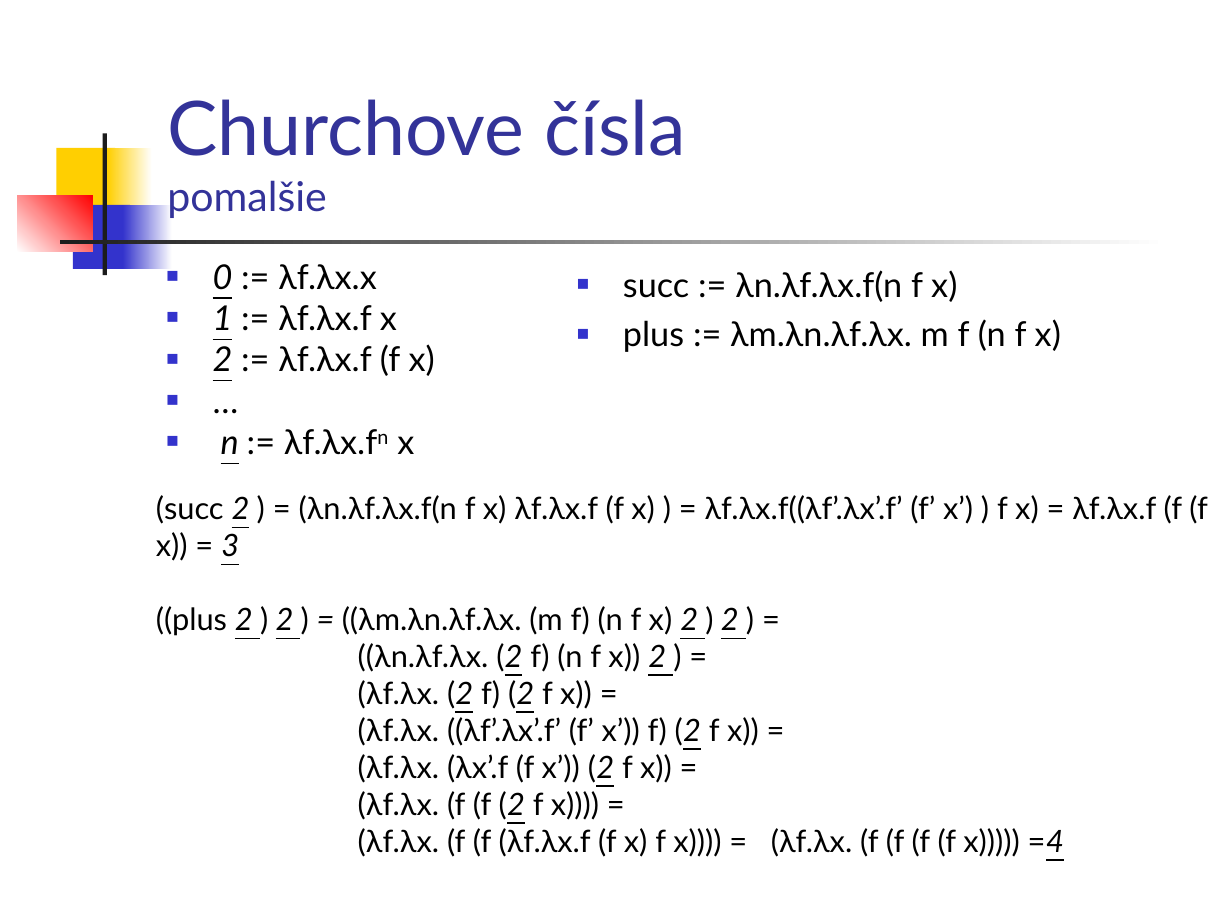
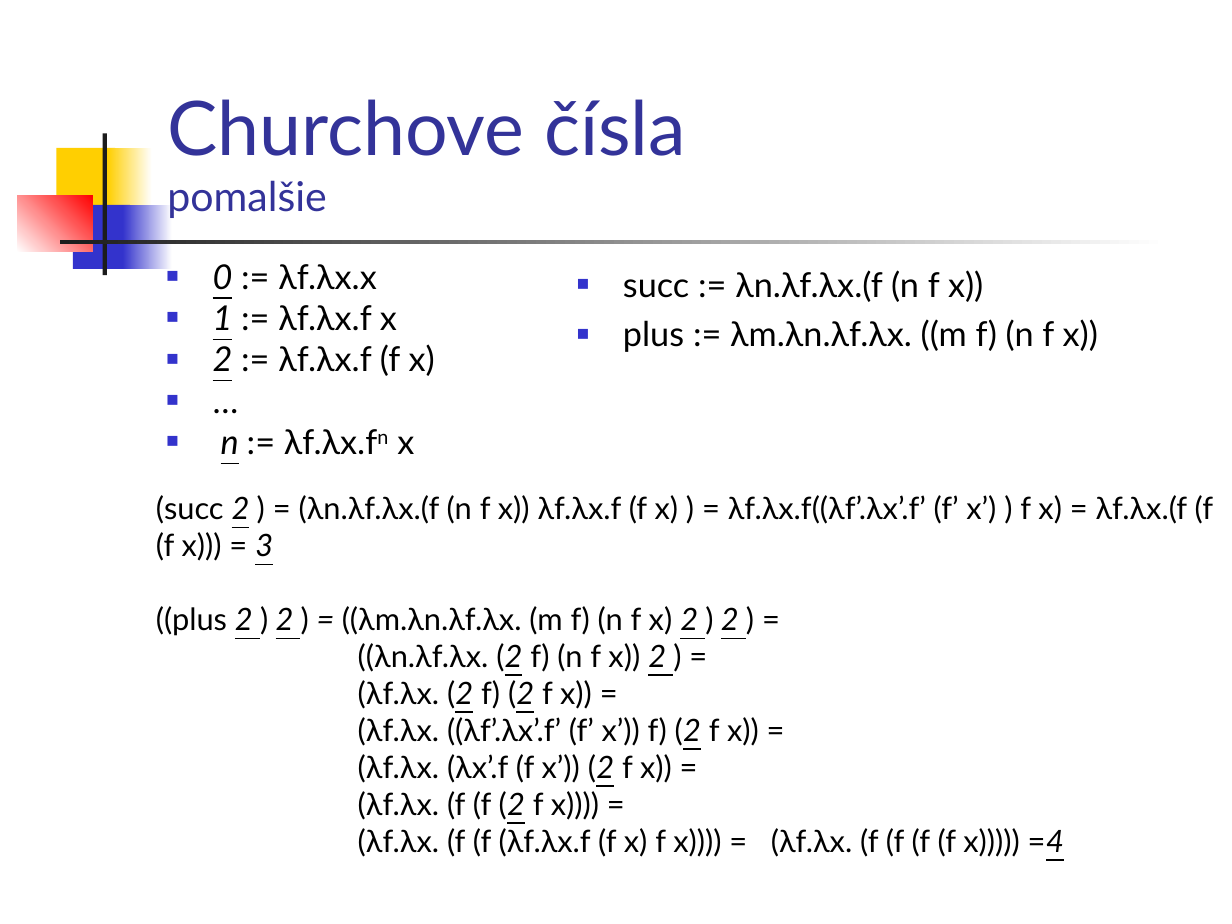
Before and after one commit to Funkcionalne/Prednasky, a slide deck: slide 16 of 06/06_fpro.ppt. Drawn at 1232x924 pixels with LibreOffice and Linux fonts; fonts in the diff are those of the drawing. Boxes give left, top, right and bottom in pixels: in the first picture for what was removed or moved away, otherwise in the second. Text is boxed around its words. In the diff, an @@ line names an element or a change of style, - is before the commit and + after.

```diff
--- a/06/06_fpro.ppt
+++ b/06/06_fpro.ppt
@@ text at (623, 270, 1098, 352): text changed @@
-■ succ := λn.λf.λx.f(n f x)
-■ plus := λm.λn.λf.λx. m f (n f x)
+■ succ := λn.λf.λx.(f (n f x))
+■ plus := λm.λn.λf.λx. ((m f) (n f x))
@@ text at (156, 495, 1213, 561): text changed @@
-(succ 2 ) = (λn.λf.λx.f(n f x) λf.λx.f (f x) ) = λf.λx.f((λf’.λx’.f’ (f’ x’) ) f x) = λf.λx.f (f (f x)) = 3
+(succ 2 ) = (λn.λf.λx.(f (n f x)) λf.λx.f (f x) ) = λf.λx.f((λf’.λx’.f’ (f’ x’) ) f x) = λf.λx.(f (f (f x))) = 3
```
Also in this commit, not shown: 16 other slides changed, 7 slides added, 3 other files.
